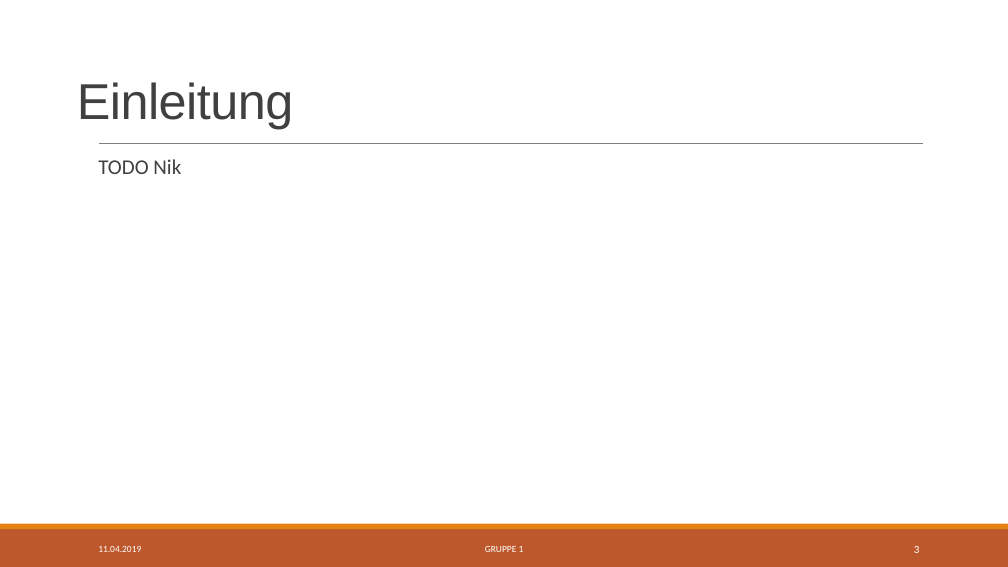
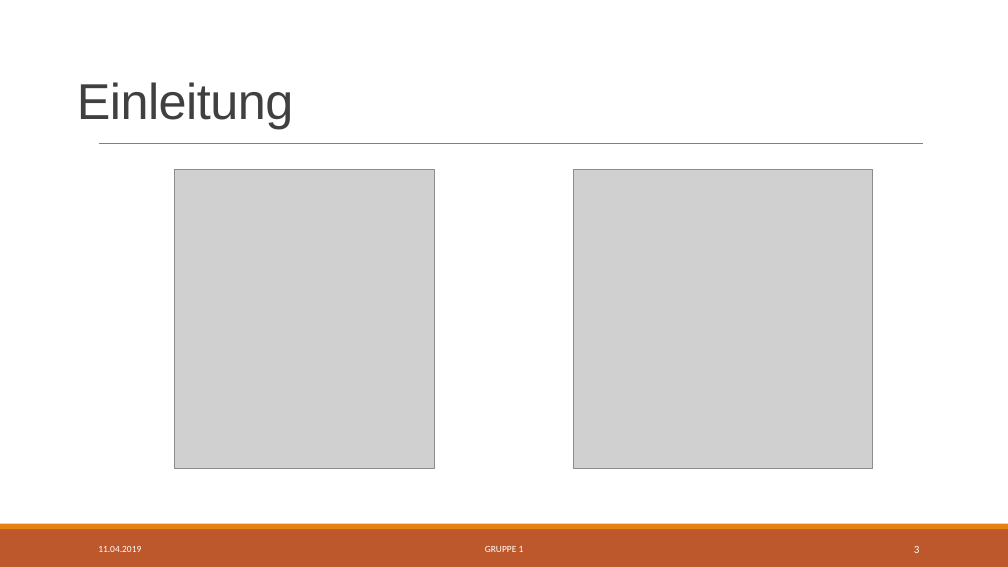
Before and after one commit to Swissmade41/EMI-Filter, a slide deck: slide 3 of Präsentation/Zwischenpräsentation.pptx. Drawn at 1008x567 pixels with LibreOffice and Linux fonts; fonts in the diff are those of the drawing; grey boxes stand for pictures. Boxes give left, top, right and bottom in pixels: in the first picture for what was removed or moved away, otherwise in the second. Text is boxed around its words. In the diff, an @@ line names an element or a change of style, - is before the commit and + after.

```diff
--- a/Präsentation/Zwischenpräsentation.pptx
+++ b/Präsentation/Zwischenpräsentation.pptx
@@ text removed at box(98, 159, 181, 174) @@
-  TODO Nik
@@ picture added at box(174, 169, 434, 469) @@
@@ picture added at box(574, 169, 873, 469) @@
```
Also in this commit, not shown: 1 other slide changed.
